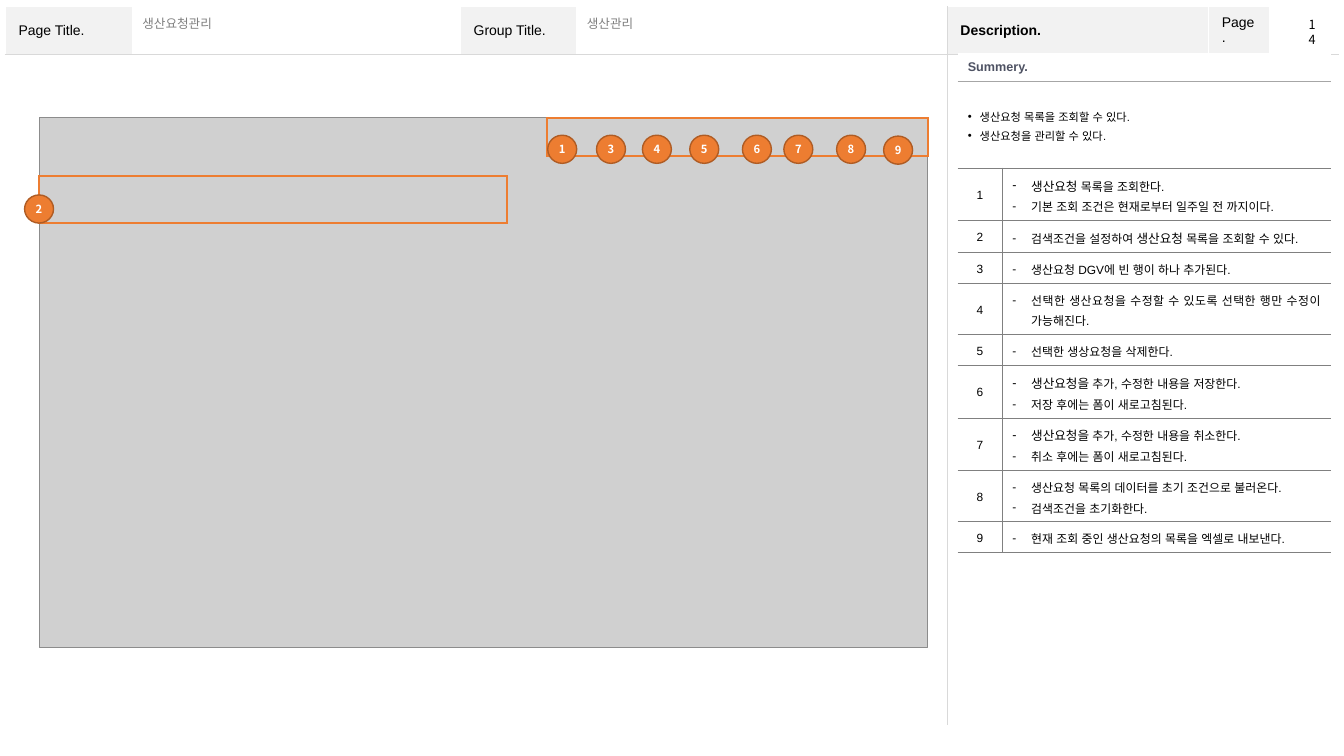
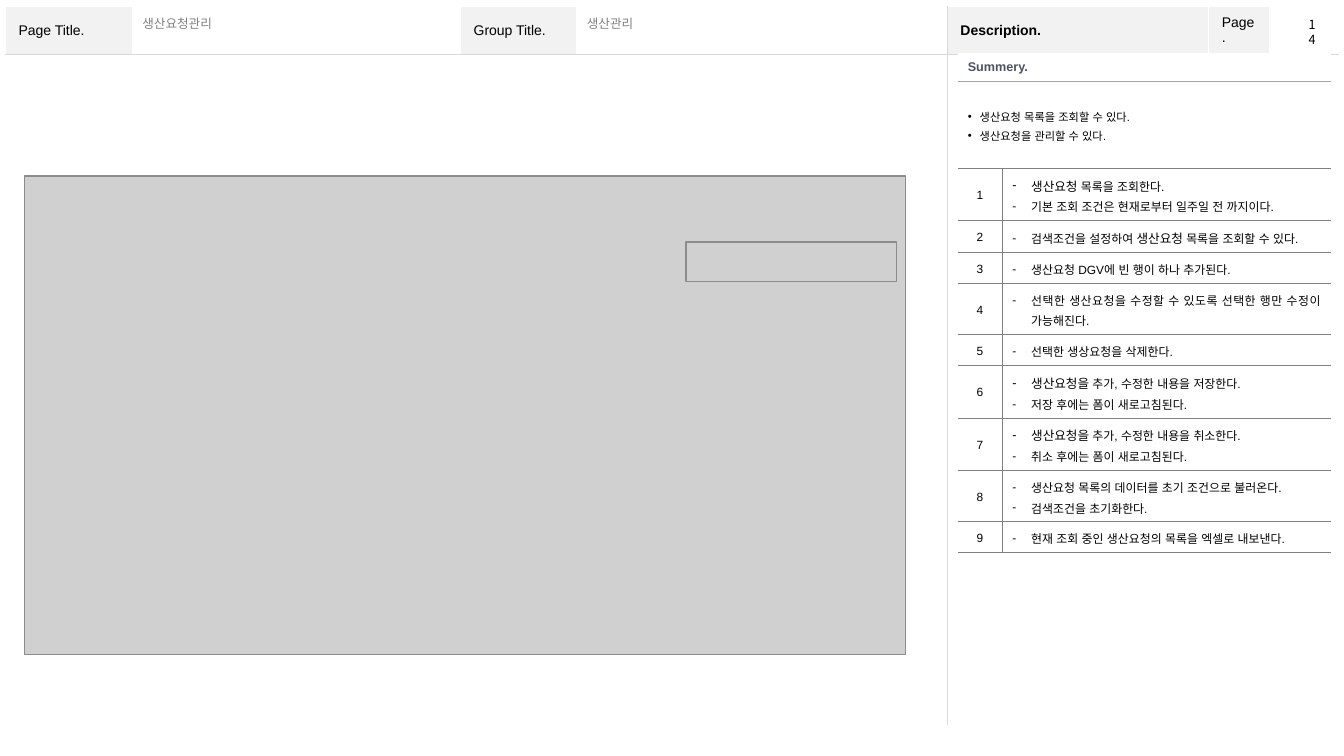
Before and after one commit to YJY1512/GoodeeTeamProject2, a slide deck: slide 14 of Team2 화면설계서.pptx. Drawn at 1344x756 pixels with LibreOffice and Linux fonts; fonts in the diff are those of the drawing; grey boxes stand for pictures. Boxes give left, top, right and bottom in pixels: in the first picture for what was removed or moved away, otherwise in the second. Text is boxed around its words. In the diff, an @@ line names an element or a change of style, - is before the commit and + after.

```diff
--- a/Team2 화면설계서.pptx
+++ b/Team2 화면설계서.pptx
@@ rectangle removed at bbox=[546, 118, 928, 156] @@
@@ ellipse removed at bbox=[547, 135, 577, 163] @@
-1
@@ ellipse removed at bbox=[597, 135, 626, 163] @@
-3
@@ ellipse removed at bbox=[642, 135, 671, 163] @@
-4
@@ ellipse removed at bbox=[690, 135, 719, 163] @@
-5
@@ ellipse removed at bbox=[743, 135, 772, 163] @@
-6
@@ ellipse removed at bbox=[784, 135, 814, 163] @@
-7
@@ ellipse removed at bbox=[837, 135, 866, 163] @@
-8
@@ ellipse removed at bbox=[884, 136, 913, 164] @@
-9
@@ picture: place and size @@
-picture at bbox=[39, 118, 929, 648]
+picture at bbox=[24, 176, 905, 655]
@@ rectangle removed at bbox=[39, 176, 507, 224] @@
@@ ellipse removed at bbox=[24, 195, 53, 223] @@
-2
@@ picture added at bbox=[687, 242, 897, 281] @@
```
Also in this commit, not shown: 11 other slides changed, 1 slide added, 1 slide removed, 8 other files.
